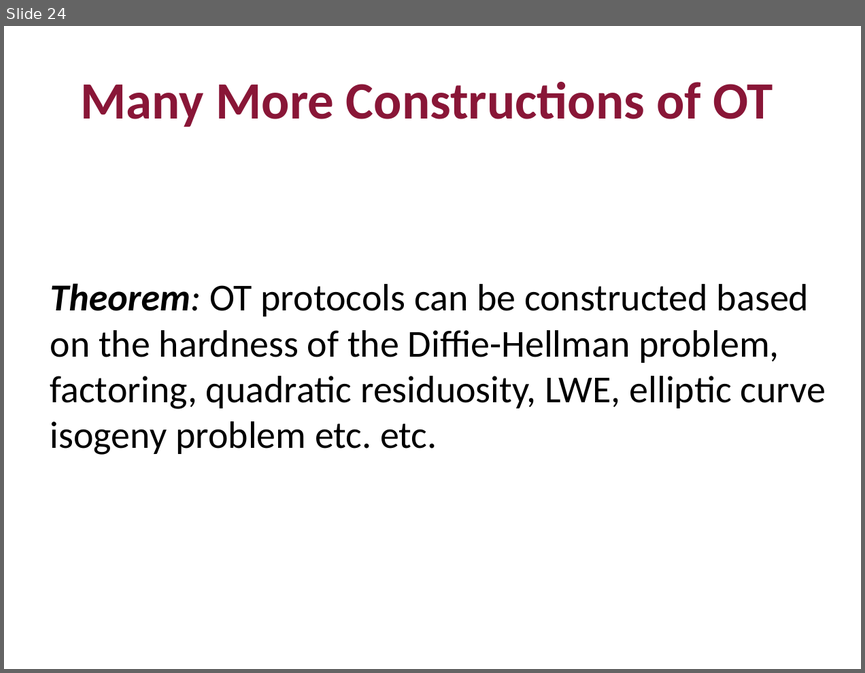
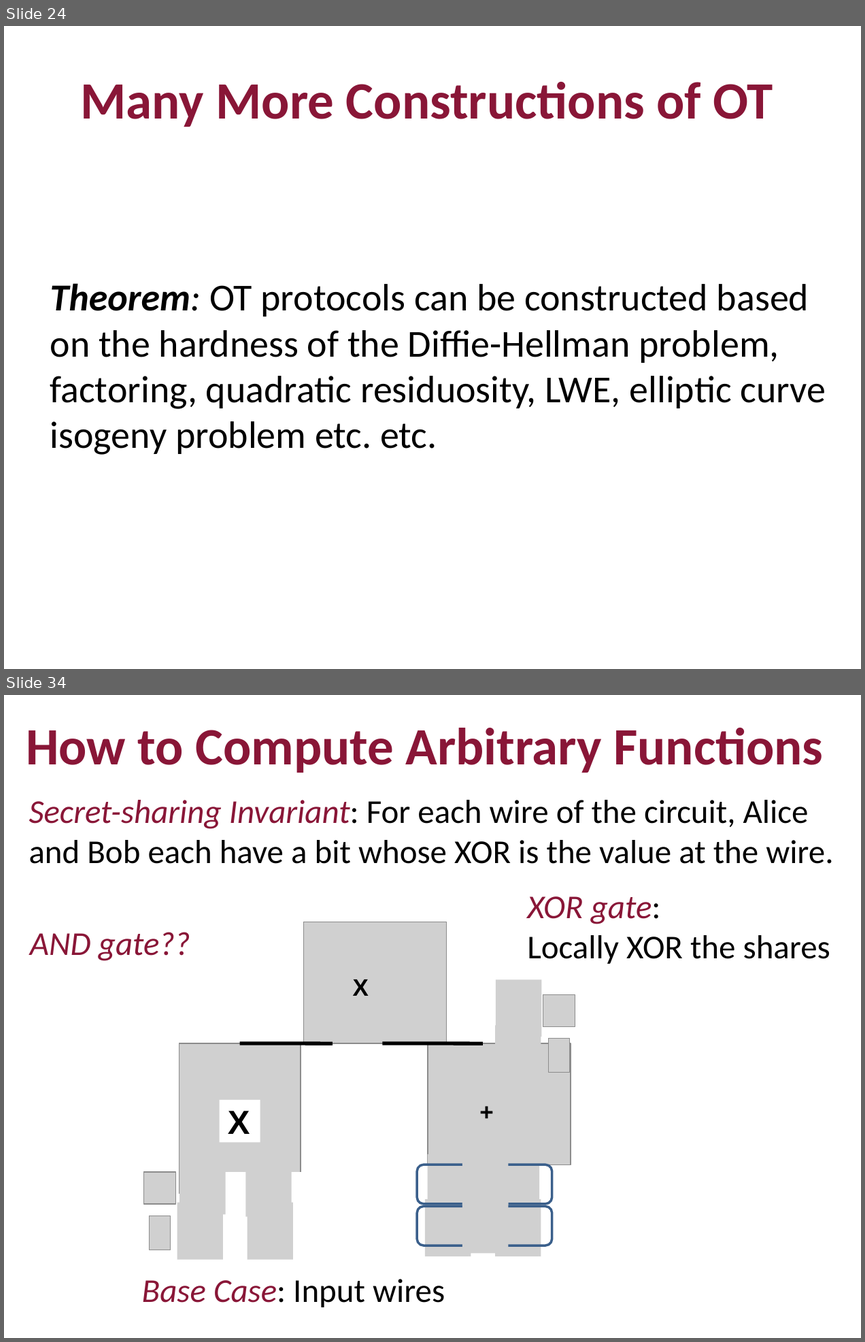
Before and after one commit to mit6875/mit6875.github.io, a slide deck: FA22SLIDES/lec21.pptx. Shown one above the other, each under a label of ours: slide 24 before the commit, slides 24 and 34 after it; the slides between them are not shown. The pictures are 865x673 and 865x1342 pixels, drawn with LibreOffice and Linux fonts; fonts in the diff are those of the drawing; grey boxes stand for pictures. Boxes give left, top, right and bottom in pixels: in the first picture for what was removed or moved away, otherwise in the second. Text is boxed around its words. In the diff, an @@ line names an element or a change of style, - is before the commit and + after.

```diff
--- a/FA22SLIDES/lec21.pptx
+++ b/FA22SLIDES/lec21.pptx
@@ slide 34 added at (4, 695, 861, 1338), background #FFFFFF @@
@@ text added at (26, 728, 823, 773), 44 pt, text #891637, bold @@
+How to Compute Arbitrary Functions
@@ rectangle added at (23, 787, 861, 874), outline #FFFFFF 1 pt, 28 pt, text #000000 @@
+Secret-sharing Invariant: For each wire of the circuit, Alice and Bob each have a bit whose XOR is the value at the wire.
@@ rectangle added at (521, 882, 851, 969), outline #FFFFFF 1 pt, 28 pt, text #000000 @@
+XOR gate:
+Locally XOR the shares
@@ rectangle added at (24, 919, 211, 965), outline #FFFFFF 1 pt, 28 pt, text #891637, italic @@
+AND gate??
@@ picture added at (496, 979, 542, 1037) @@
@@ picture added at (543, 994, 575, 1025) @@
@@ picture added at (495, 1025, 541, 1083) @@
@@ picture added at (548, 1038, 568, 1073) @@
@@ picture added at (245, 1159, 292, 1217) @@
@@ picture added at (462, 1154, 509, 1212) @@
@@ group added at (425, 1154, 541, 1256): 4 pictures @@
@@ group added at (179, 922, 570, 1215): 3 pictures, 2 texts, 2 rectangles, 2 lines @@
++
+X
+X
@@ rounded rectangle added at (417, 1164, 551, 1204), outline #3A5F8C 2 pt @@
@@ group added at (143, 1157, 226, 1259): 4 pictures @@
@@ picture added at (247, 1202, 294, 1259) @@
@@ picture added at (462, 1195, 509, 1253) @@
@@ rounded rectangle added at (417, 1206, 551, 1245), outline #3A5F8C 2 pt @@
@@ rectangle added at (136, 1266, 466, 1312), outline #FFFFFF 1 pt, 28 pt, text #000000 @@
+Base Case: Input wires
```
Also in this commit, not shown: 1 slide changed, 13 other slides added, 10 slides removed, 1 other file.
